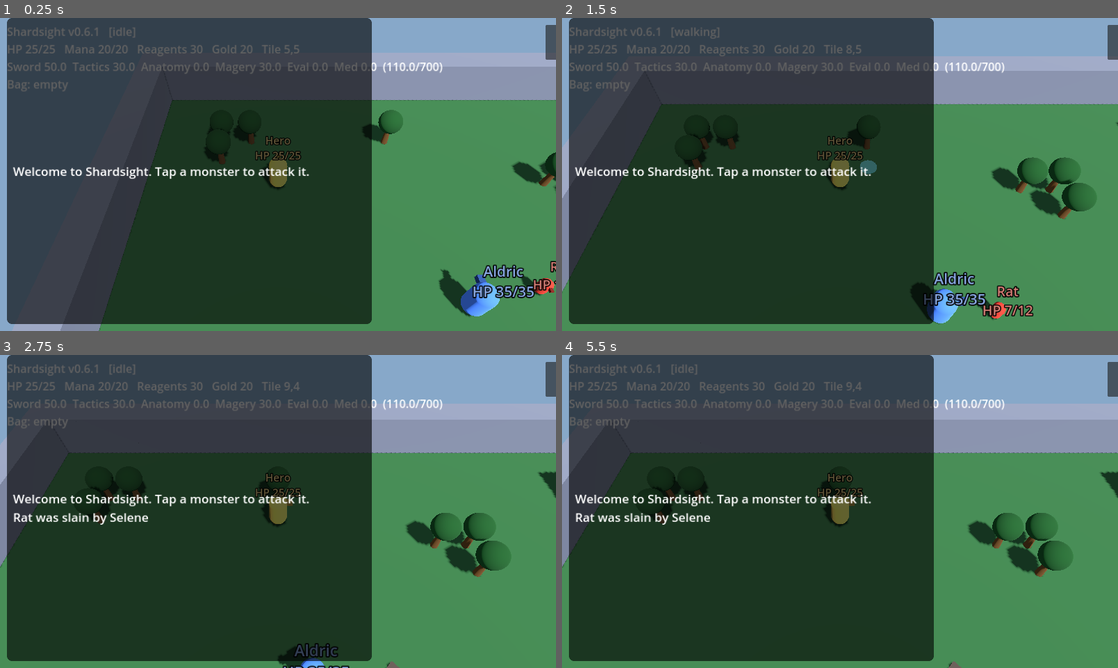
Above: before the commit, frames 1-4 (two rows, left to right).
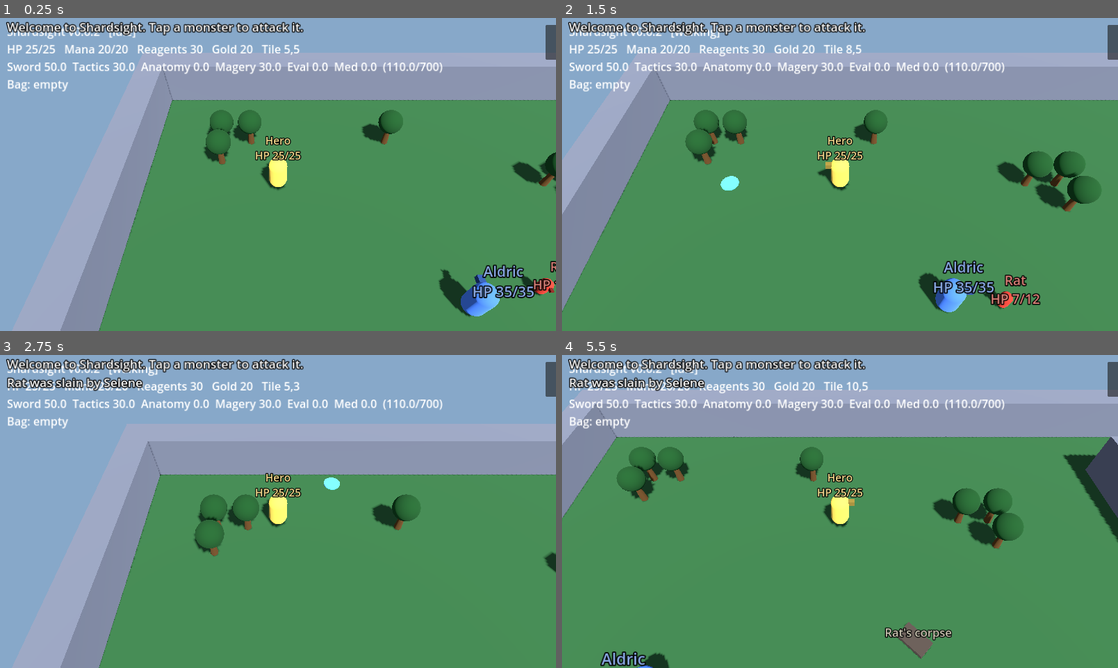
Above: after the commit, the same moments.

Repository: luckovsdeniss-denlu/Shardsight
Game: Godot game, scene res://scenes/main.tscn
Two runs of this game, one before a commit and one after it. Both use one fixed random seed, a clock stepped at 60 frames per second and the inputs below.
Inputs (mouse positions are in pixels of both pictures, inside the frame that each line leads up to):
- Up to frame 1 (0.25 s): no input
- Up to frame 2 (1.5 s): tap A at 0.5, 1.25 s; move the mouse to (962, 158) at 0.52 s; click (962, 158) at 0.67 s; move the mouse to (728, 190) at 1.27 s; click (728, 190) at 1.42 s
- Up to frame 3 (2.75 s): tap A at 2 s; move the mouse to (333, 442) at 2.02 s; click (333, 442) at 2.17 s
- Up to frame 4 (5.5 s): tap A at 2.75, 3.5, 4.25 s; move the mouse to (812, 574) at 2.77 s; click (812, 574) at 2.92 s; move the mouse to (1006, 558) at 3.52 s; click (1006, 558) at 3.67 s; move the mouse to (673, 464) at 4.27 s; click (673, 464) at 4.42 s; move the mouse to (867, 511) at 5.02 s; click (867, 511) at 5.17 s

The runs differ from the first frame. In frame 1, 64% of the frame differs, in the area x 1-67%, y 0-98%; in frame 2, 68%; in frame 3, 72%, in the area x 0-100%, y 0-100%; in frame 4, 71%.

Commit message:
Remove the log background; use a text outline (v0.6.2)
Co-Authored-By: Claude Sonnet 5.5 <noreply@anthropic.com>
Claude-Session: https://claude.ai/code/session_01H6LNxUGdbevPyoRQBBzvxK

Diff:
--- a/project.godot
+++ b/project.godot
@@ -4,7 +4,7 @@
 [application]
 
 config/name="Shardsight"
-config/version="0.6.1"
+config/version="0.6.2"
 run/main_scene="res://scenes/main.tscn"
 config/features=PackedStringArray("4.3", "GL Compatibility")
 config/icon="res://icon.svg"
--- a/scripts/main.gd
+++ b/scripts/main.gd
@@ -38,23 +38,17 @@
 	hud.add_theme_font_size_override("font_size", 26)
 	layer.add_child(hud)
 
-	# Event log: a dark translucent panel along the bottom so the text stays readable.
-	var panel := PanelContainer.new()
-	var style := StyleBoxFlat.new()
-	style.bg_color = Color(0.0, 0.0, 0.0, 0.62)
-	style.set_corner_radius_all(12)
-	style.set_content_margin_all(14.0)
-	panel.add_theme_stylebox_override("panel", style)
-	panel.custom_minimum_size = Vector2(840, 0)
+	# Event log: no background, just a thick outline so the text stays readable.
 	log_label.add_theme_font_size_override("font_size", 28)
+	log_label.add_theme_color_override("font_outline_color", Color.BLACK)
+	log_label.add_theme_constant_override("outline_size", 8)
 	log_label.custom_minimum_size = Vector2(810, 0)
 	log_label.autowrap_mode = TextServer.AUTOWRAP_WORD_SMART
-	panel.add_child(log_label)
-	layer.add_child(panel)
-	panel.set_anchors_preset(Control.PRESET_BOTTOM_LEFT)
-	panel.grow_vertical = Control.GROW_DIRECTION_BEGIN
-	panel.offset_left = 16.0
-	panel.offset_bottom = -16.0
+	layer.add_child(log_label)
+	log_label.set_anchors_preset(Control.PRESET_BOTTOM_LEFT)
+	log_label.grow_vertical = Control.GROW_DIRECTION_BEGIN
+	log_label.offset_left = 16.0
+	log_label.offset_bottom = -16.0
 
 	auto_button.custom_minimum_size = Vector2(240, 80)
 	auto_button.add_theme_font_size_override("font_size", 28)
Not shown, changed: CHANGELOG.md
